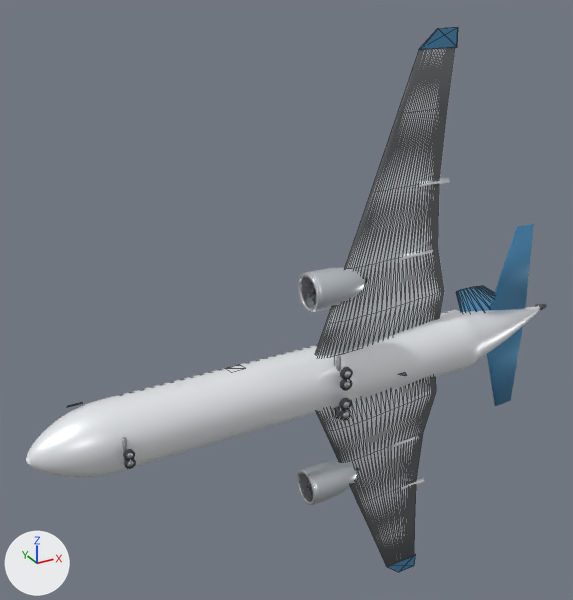
What one commit did to the glTF model public/models/a220-100.glb.
Before and after are seen from a camera (50 mm lens) standing at (-21.9, -34.1, 22.3) and looking at (-1.0, 3.9, 3.3). Every picture has the same lights, and +X, +Y and +Z are marked at lower left. The picture after the commit comes second. Mesh edges are drawn as thin lines on the coarser meshes. Where no turn or scale is listed for an object, it has been applied to the vertices.

Objects in the first picture: 'Fin', 'Fuselage', 'HStab_L', 'HStab_R', 'Nacelle_-1_0', 'Nacelle_1_0', 'Wing_L', 'Wing_R' and 21 more.
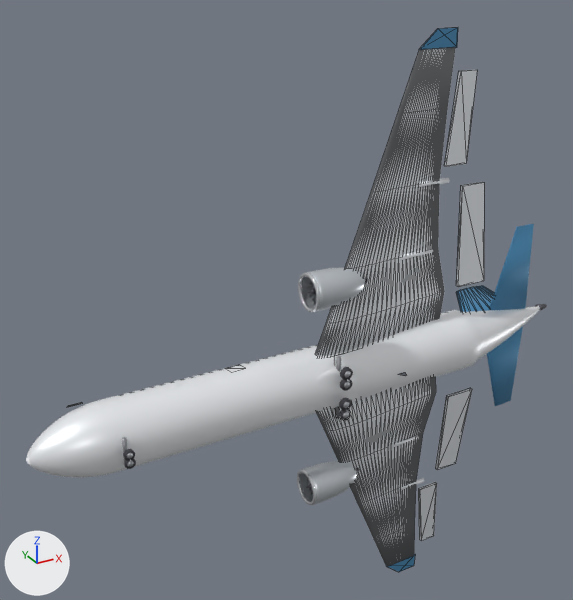
Changed parts and their boxes [x1, y1, x2, y2] in the pictures (573 x 600 px):
```json
{"object": "Flap_R", "change": "added", "after": [456, 182, 484, 287]}
{"object": "Aileron_R", "change": "added", "after": [444, 70, 477, 167]}
{"object": "Flap_L", "change": "added", "after": [435, 388, 472, 470]}
{"object": "Aileron_L", "change": "added", "after": [418, 482, 437, 541]}
```

The change, as JSON lines over the scene's bpy script:
```json
{"op": "add", "block": "me_aileron_r", "code": ["me_aileron_r = bpy.data.meshes.new('Aileron_R')", "me_aileron_r.from_pydata([(-0.45, -0.15, -2.55), (0.45, 0.34, 2.55), (1.62, 0.34, 2.55), (1.0, -0.15, -2.55), (-0.45, -0.34, -2.55), (0.45, 0.15, 2.55), (1.62, 0.15, 2.55), (1.0, -0.34, -2.55)], [], [(0, 1, 2), (0, 2, 3), (7, 6, 5), (7, 5, 4), (0, 4, 5), (0, 5, 1), (1, 5, 6), (1, 6, 2), (2, 6, 7), (2, 7, 3), (3, 7, 4), (3, 4, 0)])", "me_aileron_r.materials.append(mat_hd_wing)  # white #eaedf2"]}
{"op": "add", "block": "me_flap_r", "code": ["me_flap_r = bpy.data.meshes.new('Flap_R')", "me_flap_r.from_pydata([(-0.08, -0.2, -3.03), (0.08, 0.38, 3.03), (1.68, 0.38, 3.03), (1.93, -0.2, -3.03), (-0.08, -0.38, -3.03), (0.08, 0.2, 3.03), (1.68, 0.2, 3.03), (1.93, -0.38, -3.03)], [], [(0, 1, 2), (0, 2, 3), (7, 6, 5), (7, 5, 4), (0, 4, 5), (0, 5, 1), (1, 5, 6), (1, 6, 2), (2, 6, 7), (2, 7, 3), (3, 7, 4), (3, 4, 0)])", "me_flap_r.materials.append(mat_hd_wing)  # white #eaedf2"]}
{"op": "add", "block": "me_aileron_l", "code": ["me_aileron_l = bpy.data.meshes.new('Aileron_L')", "me_aileron_l.from_pydata([(-0.45, -0.15, 2.55), (0.45, 0.34, -2.55), (1.62, 0.34, -2.55), (1.0, -0.15, 2.55), (-0.45, -0.34, 2.55), (0.45, 0.15, -2.55), (1.62, 0.15, -2.55), (1.0, -0.34, 2.55)], [], [(0, 3, 2), (0, 2, 1), (7, 4, 5), (7, 5, 6), (0, 1, 5), (0, 5, 4), (1, 2, 6), (1, 6, 5), (2, 3, 7), (2, 7, 6), (3, 0, 4), (3, 4, 7)])", "me_aileron_l.materials.append(mat_hd_wing)  # white #eaedf2"]}
{"op": "add", "block": "me_flap_l", "code": ["me_flap_l = bpy.data.meshes.new('Flap_L')", "me_flap_l.from_pydata([(-0.08, -0.2, 3.03), (0.08, 0.38, -3.03), (1.68, 0.38, -3.03), (1.93, -0.2, 3.03), (-0.08, -0.38, 3.03), (0.08, 0.2, -3.03), (1.68, 0.2, -3.03), (1.93, -0.38, 3.03)], [], [(0, 3, 2), (0, 2, 1), (7, 4, 5), (7, 5, 6), (0, 1, 5), (0, 5, 4), (1, 2, 6), (1, 6, 5), (2, 3, 7), (2, 7, 6), (3, 0, 4), (3, 4, 7)])", "me_flap_l.materials.append(mat_hd_wing)  # white #eaedf2"]}
{"op": "add", "block": "ob_aileron_r", "code": ["ob_aileron_r = bpy.data.objects.new('Aileron_R', me_aileron_r)", "ob_aileron_r.location = (7.87, 0.76, 13.72)"]}
{"op": "add", "block": "ob_flap_r", "code": ["ob_flap_r = bpy.data.objects.new('Flap_R', me_flap_r)", "ob_flap_r.location = (8.6, 0.1, 6.86)"]}
{"op": "add", "block": "ob_aileron_l", "code": ["ob_aileron_l = bpy.data.objects.new('Aileron_L', me_aileron_l)", "ob_aileron_l.location = (7.87, 0.76, -13.72)"]}
{"op": "add", "block": "ob_flap_l", "code": ["ob_flap_l = bpy.data.objects.new('Flap_L', me_flap_l)", "ob_flap_l.location = (8.6, 0.1, -6.86)"]}
```
